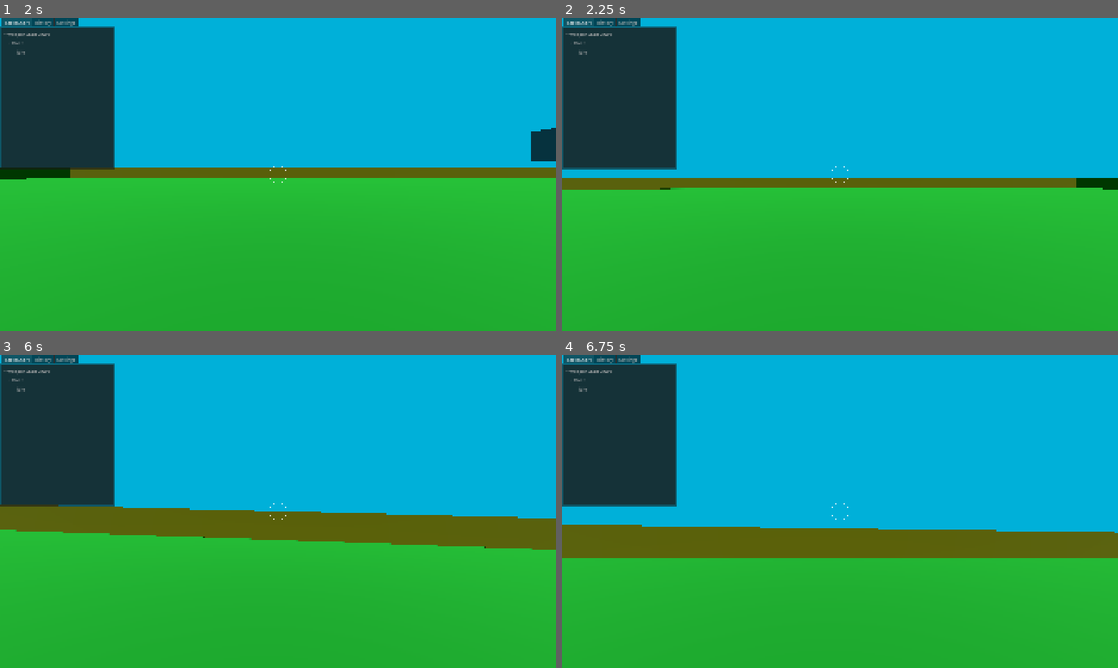
Above: before the commit, frames 1-4 (two rows, left to right).
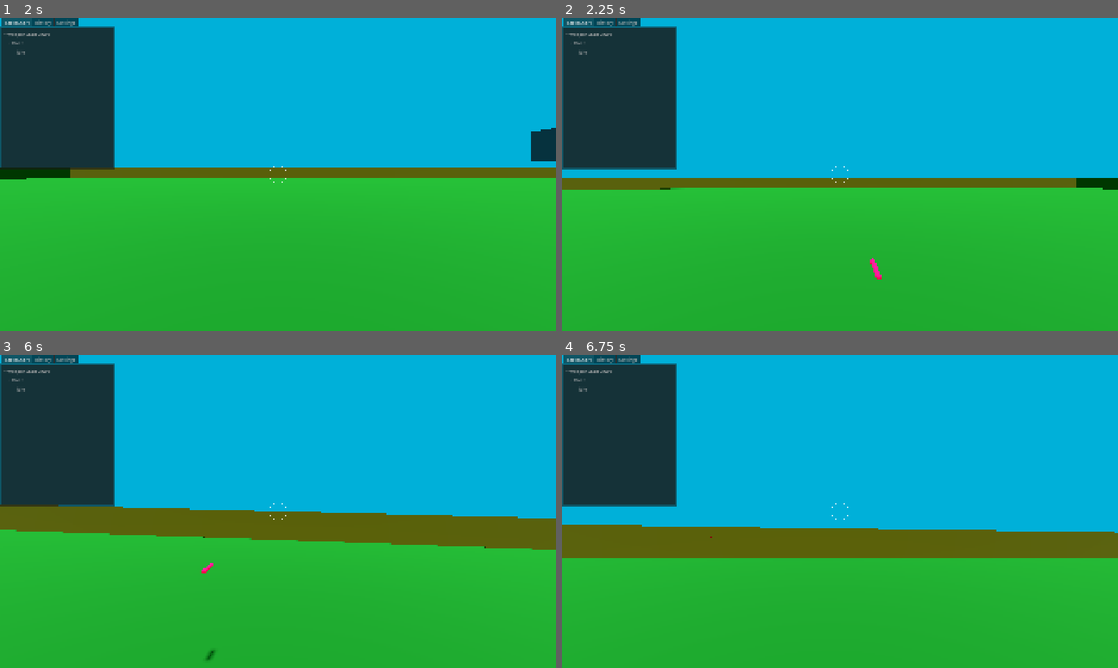
Above: after the commit, the same moments.

Repository: janisl/rpg-core
Game: Godot game, scene res://systems/main_scene.tscn
The game is run twice, just before and just after one commit, with the same random seed, the same clock (stepped at 60 frames per second) and the same inputs.
Inputs (mouse positions are in pixels of both pictures, inside the frame that each line leads up to):
- Up to frame 1 (2 s): tap Enter at 0.5 s; move the mouse to (305, 174) at 0.52 s; hold Z (test) 0.53-1.28 s; hold W (forward) from 0.53 s (still down); tap Space (jump) at 0.77, 1.52 s; move the mouse to (250, 174) at 1.27 s; tap Shift (crouch) at 1.35 s; tap Z (test) at 1.55 s
- Up to frame 2 (2.25 s): keep holding W (forward); move the mouse to (851, 168) at 2.02 s; hold Z (test) from 2.03 s (still down); click (851, 168) at 2.1 s
- Up to frame 3 (6 s): move the mouse to (272, 517) at 2.77 s; release Z (test) at 2.78 s; tap Ctrl (sprint) at 2.85 s; tap Space (jump) at 3.02, 3.77, 4.52 s; tap Z (test) at 3.05, 4.35, 5.3 s; move the mouse to (316, 514) at 3.52 s; hold Z (test) 3.53-4.28 s; move the mouse to (233, 508) at 4.27 s; move the mouse to (283, 511) at 5.02 s; hold Shift (crouch) 5.03-5.78 s; move the mouse to (255, 505) at 5.77 s; release W (forward) at 5.78 s; hold D (right) from 5.78 s (still down); click (255, 505) at 5.85 s
- Up to frame 4 (6.75 s): tap Space (jump) at 6.02 s; tap Z (test) at 6.05 s; move the mouse to (867, 511) at 6.52 s; release D (right) at 6.53 s; hold W (forward) from 6.53 s (still down); hold Ctrl (sprint) from 6.53 s (still down)

Frame 1 is identical in both runs. In frame 2, less than 0.1% of the frame differs, in the area x 55-58%, y 76-84%; in frame 3, less than 0.1%, in the area x 36-39%, y 66-98%; in frame 4, less than 0.1%.

Commit message:
Implement firing of weapons.

Diff:
--- a/actors/player/components/weapon_controller.gd
+++ b/actors/player/components/weapon_controller.gd
@@ -2,10 +2,13 @@
 extends Node
 
 @export_group("References")
+@export var player: Player
+@export var camera: Camera3D
 @export var weapon_model_parent: Node3D
 @export var weapon_state_chart: StateChart
 @export_group("Weapon controller params")
 @export var current_weapon: Weapon
+@export_flags_3d_physics var hit_scan_collision_mask: int = 1
 
 var current_weapon_model: Node3D
 var current_ammo: int
@@ -21,8 +24,8 @@
 	if current_weapon_model:
 		current_weapon_model.queue_free()
 
-	if current_weapon.weapon_model:
-		current_weapon_model = current_weapon.weapon_model.instantiate()
+	if current_weapon.weapon_scene:
+		current_weapon_model = current_weapon.weapon_scene.instantiate()
 		weapon_model_parent.add_child(current_weapon_model)
 		current_weapon_model.position = current_weapon.weapon_position
 
@@ -37,3 +40,66 @@
 
 	current_ammo -= 1
 	print("Fired! Ammo: ", current_ammo)
+	if current_weapon.is_hit_scan:
+		_perform_hit_scan()
+	else:
+		_spawn_projectile()
+
+
+func _perform_hit_scan() -> void:
+	if not camera:
+		print("No camera assigned")
+		return
+
+	var space_state := camera.get_world_3d().direct_space_state
+	var from := camera.global_position
+	var forward := -camera.global_transform.basis.z
+	var to := from + forward * current_weapon.range
+
+	var query := PhysicsRayQueryParameters3D.create(from, to)
+	query.collision_mask = hit_scan_collision_mask
+	var result := space_state.intersect_ray(query)
+
+	if not result:
+		print("No hit!")
+		return
+
+	print("Hit: ", result.collider.name, " at ", result.position)
+	_spawn_impact_marker(result.position)
+
+
+func _spawn_impact_marker(position: Vector3) -> void:
+	var marker := MeshInstance3D.new()
+	var box := BoxMesh.new()
+	box.size = Vector3(0.1, 0.1, 0.1)
+	marker.mesh = box
+
+	var material := StandardMaterial3D.new()
+	material.albedo_color = Color.RED
+	marker.set_surface_override_material(0, material)
+
+	get_tree().current_scene.add_child(marker)
+	marker.global_position = position
+
+	get_tree().create_timer(2.0).timeout.connect(marker.queue_free)
+
+
+func _spawn_projectile() -> void:
+	if not current_weapon.projectile_scene:
+		print("No projectile addigned")
+		return
+
+	if not camera:
+		print("No camera assigned")
+		return
+
+	var projectile := current_weapon.projectile_scene.instantiate() as Projectile
+	get_tree().current_scene.add_child(projectile)
+
+	projectile.global_position = camera.global_position
+
+	var forward := -camera.global_transform.basis.z
+	var velocity := forward * current_weapon.projectile_speed
+
+	projectile.look_at(camera.global_position + forward, Vector3.UP)
+	projectile.setup(player, velocity, current_weapon.damage)
--- a/actors/player/player.tscn
+++ b/actors/player/player.tscn
@@ -81,8 +81,10 @@
 player = NodePath("../..")
 metadata/_custom_type_script = "uid://cqmmur7bbutym"
 
-[node name="WeaponController" type="Node" parent="Components" unique_id=327890797 node_paths=PackedStringArray("weapon_model_parent", "weapon_state_chart")]
+[node name="WeaponController" type="Node" parent="Components" unique_id=327890797 node_paths=PackedStringArray("player", "camera", "weapon_model_parent", "weapon_state_chart")]
 script = ExtResource("6_2vokq")
+player = NodePath("../..")
+camera = NodePath("../../CameraController/Camera")
 weapon_model_parent = NodePath("../../CameraController/Camera")
 weapon_state_chart = NodePath("../../WeaponStateChart")
 current_weapon = ExtResource("7_tpopl")
--- /dev/null
+++ b/weapons/projectile.gd
@@ -0,0 +1,59 @@
+class_name Projectile
+extends Area3D
+
+var source: CharacterBody3D
+var velocity: Vector3
+var damage: float
+
+
+func setup(src: CharacterBody3D, vel: Vector3, dmg: float) -> void:
+	source = src
+	velocity = vel
+	damage = dmg
+
+
+func _ready() -> void:
+	body_entered.connect(_on_body_entered)
+	get_tree().create_timer(10.0).timeout.connect(queue_free)
+
+
+func _physics_process(delta: float) -> void:
+	var space_state := get_world_3d().direct_space_state
+	var start_pos := global_position
+	var end_pos := global_position + velocity * delta
+
+	var query := PhysicsRayQueryParameters3D.create(start_pos, end_pos)
+	query.collision_mask = 1
+	query.exclude.append(source.get_rid())
+	var result = space_state.intersect_ray(query)
+
+	if result:
+		global_position = result.position
+		_on_body_entered(result.collider)
+		return
+
+	global_position = end_pos
+
+
+func _on_body_entered(body: Node3D) -> void:
+	if body == source:
+		return
+
+	_spawn_impact_marker(global_position)
+	queue_free()
+
+
+func _spawn_impact_marker(impact_position: Vector3) -> void:
+	var marker := MeshInstance3D.new()
+	var box := BoxMesh.new()
+	box.size = Vector3(0.1, 0.1, 0.1)
+	marker.mesh = box
+
+	var material := StandardMaterial3D.new()
+	material.albedo_color = Color.RED
+	marker.set_surface_override_material(0, material)
+
+	get_tree().current_scene.add_child(marker)
+	marker.global_position = impact_position
+
+	get_tree().create_timer(2.0).timeout.connect(marker.queue_free)
--- /dev/null
+++ b/weapons/projectiles/test_projectile.tscn
@@ -0,0 +1,29 @@
+[gd_scene format=3 uid="uid://b2gscberboh83"]
+
+[ext_resource type="Script" uid="uid://bwwvm23vhe66h" path="res://weapons/projectile.gd" id="1_2gq1u"]
+
+[sub_resource type="StandardMaterial3D" id="StandardMaterial3D_rdqwp"]
+albedo_color = Color(1, 0, 0.32941177, 1)
+emission_enabled = true
+emission = Color(1, 0, 0, 1)
+emission_energy_multiplier = 16.0
+
+[sub_resource type="CapsuleMesh" id="CapsuleMesh_bsiym"]
+material = SubResource("StandardMaterial3D_rdqwp")
+radius = 0.02
+height = 0.3
+
+[sub_resource type="CapsuleShape3D" id="CapsuleShape3D_igyxy"]
+radius = 0.02
+height = 0.3
+
+[node name="TestProjectile" type="Area3D" unique_id=1960725913]
+script = ExtResource("1_2gq1u")
+
+[node name="MeshInstance3D" type="MeshInstance3D" parent="." unique_id=1170934724]
+transform = Transform3D(1, 0, 0, 0, -4.371139e-08, -1, 0, 1, -4.371139e-08, 0, 0, 0)
+mesh = SubResource("CapsuleMesh_bsiym")
+
+[node name="CollisionShape3D" type="CollisionShape3D" parent="." unique_id=339583043]
+transform = Transform3D(1, 0, 0, 0, -4.371139e-08, -1, 0, 1, -4.371139e-08, 0, 0, 0)
+shape = SubResource("CapsuleShape3D_igyxy")
--- a/weapons/resources/pistol.tres
+++ b/weapons/resources/pistol.tres
@@ -1,10 +1,14 @@
 [gd_resource type="Resource" script_class="Weapon" format=3 uid="uid://k8m0m32cwhsd"]
 
+[ext_resource type="PackedScene" uid="uid://b2gscberboh83" path="res://weapons/projectiles/test_projectile.tscn" id="1_8hv22"]
 [ext_resource type="Script" uid="uid://bjvp63efii4fn" path="res://weapons/weapon.gd" id="1_lf8lp"]
 [ext_resource type="PackedScene" uid="uid://567vdvii3fg6" path="res://weapons/scenes/pistol.tscn" id="2_cm5tq"]
 
 [resource]
 script = ExtResource("1_lf8lp")
 weapon_name = "Pistol"
-weapon_model = ExtResource("2_cm5tq")
+projectile_speed = 20.0
+is_hit_scan = false
+weapon_scene = ExtResource("2_cm5tq")
+projectile_scene = ExtResource("1_8hv22")
 metadata/_custom_type_script = "uid://bjvp63efii4fn"
--- a/weapons/weapon.gd
+++ b/weapons/weapon.gd
@@ -4,5 +4,9 @@
 @export var weapon_name := "Weapon"
 @export var damage := 25.0
 @export var max_amo := 12
-@export var weapon_model: PackedScene
+@export var range := 25.0
+@export var projectile_speed := 50.0
+@export var is_hit_scan := true
+@export var weapon_scene: PackedScene
+@export var projectile_scene: PackedScene
 @export var weapon_position := Vector3.ZERO
Not shown, added: weapons/projectile.gd.uid
